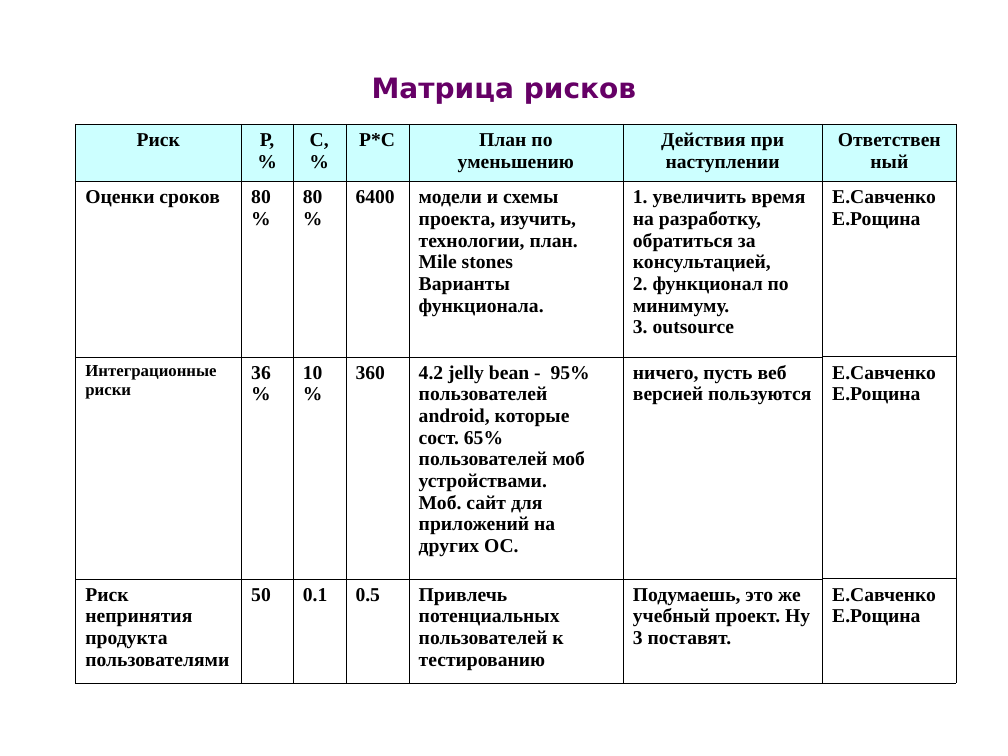
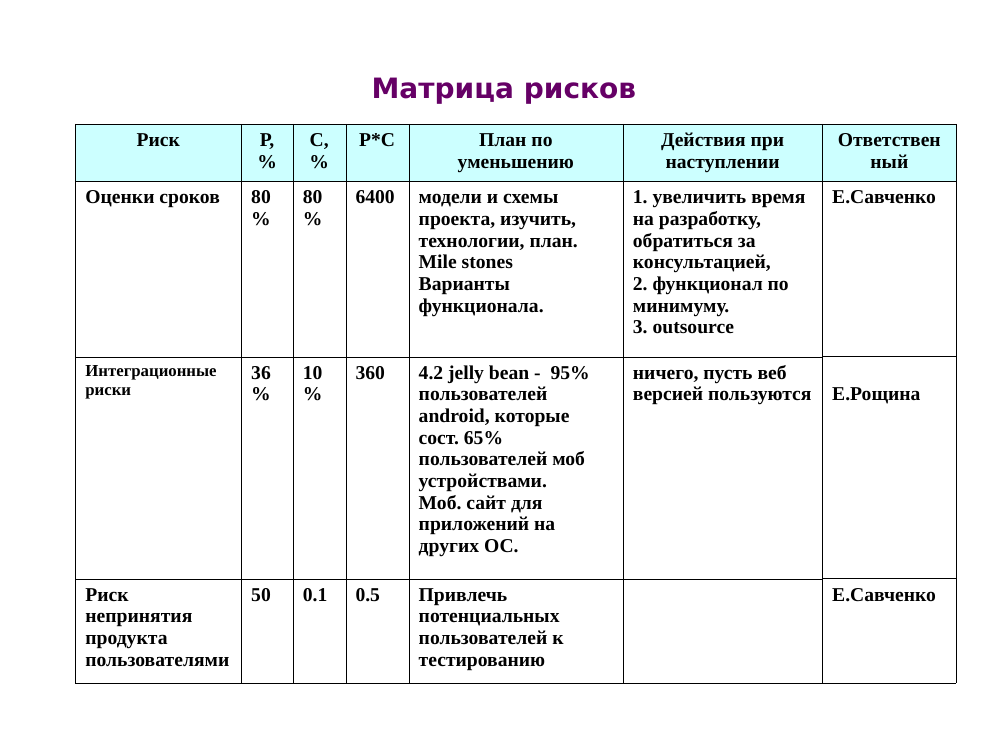
Before and after one commit to elena-roshchina/schedule-cpsmi, a slide deck: slide 3 of Itinerary1.ppt. Drawn at 1008x756 pixels with LibreOffice and Linux fonts; fonts in the diff are those of the drawing. Boxes give left, top, right and bottom in pixels: in the first picture for what was removed or moved away, otherwise in the second. Text is boxed around its words. In the diff, an @@ line names an element or a change of style, - is before the commit and + after.

```diff
--- a/Itinerary1.ppt
+++ b/Itinerary1.ppt
@@ table at <box>76,124,958,675</box> @@
-row 2, column 7: Е.Савченко / Е.Рощина
+row 2, column 7: Е.Савченко
-row 3, column 7: Е.Савченко / Е.Рощина
+row 3, column 7: Е.Рощина
-row 4, column 6: Подумаешь, это же учебный проект. Ну 3 поставят.
+row 4, column 6: 
-row 4, column 7: Е.Савченко / Е.Рощина
+row 4, column 7: Е.Савченко
```
Also in this commit, not shown: 4 other slides changed, 4 slides added, 2 slides removed.
